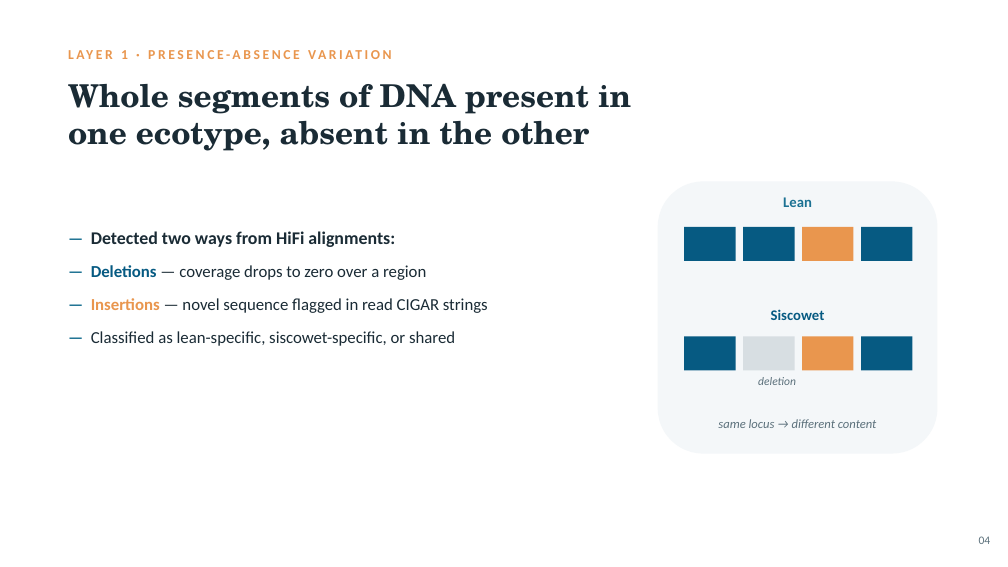
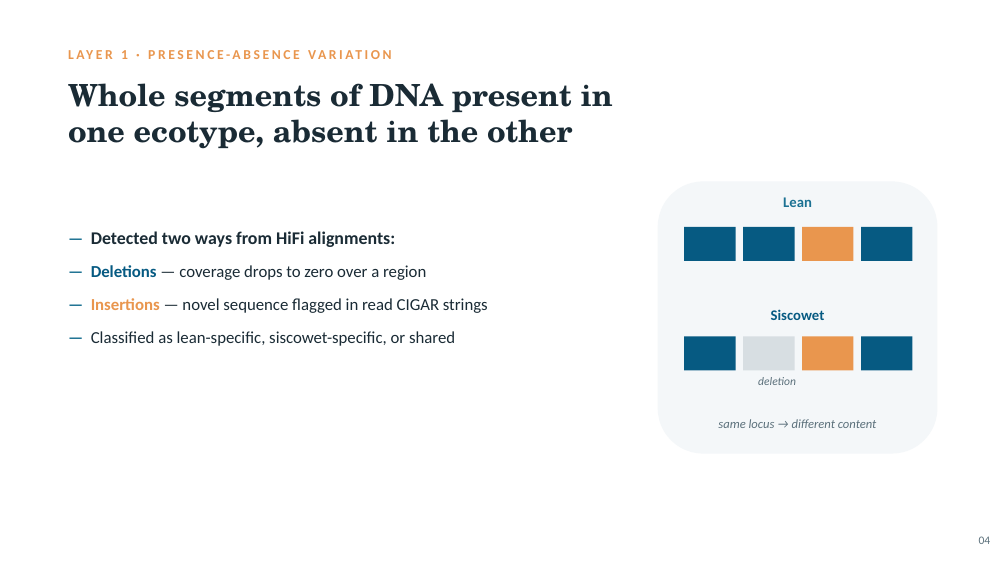
Before and after one commit to RobertsLab/project-lake-trout, a slide deck: slide 5 of output/deck/lake-trout-ecotypes-PAV-methylation.pptx. Drawn at 1008x567 pixels with LibreOffice and Linux fonts; fonts in the diff are those of the drawing. Boxes give left, top, right and bottom in pixels: in the first picture for what was removed or moved away, otherwise in the second. Text is boxed around its words. In the diff, an @@ line names an element or a change of style, - is before the commit and + after.

```diff
--- a/output/deck/lake-trout-ecotypes-PAV-methylation.pptx
+++ b/output/deck/lake-trout-ecotypes-PAV-methylation.pptx
@@ text "Whole segments of DNA present ..." at (68, 83, 613, 149): size 30 to 29 pt @@
```
Also in this commit, not shown: 9 other slides changed, 4 slides added, 1 slide removed, 1 other file.
